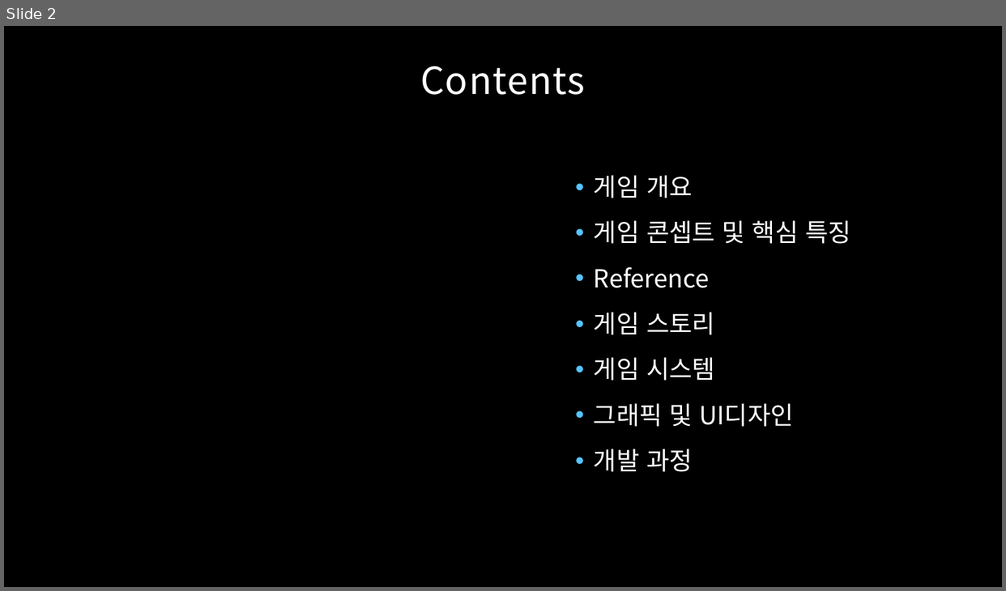
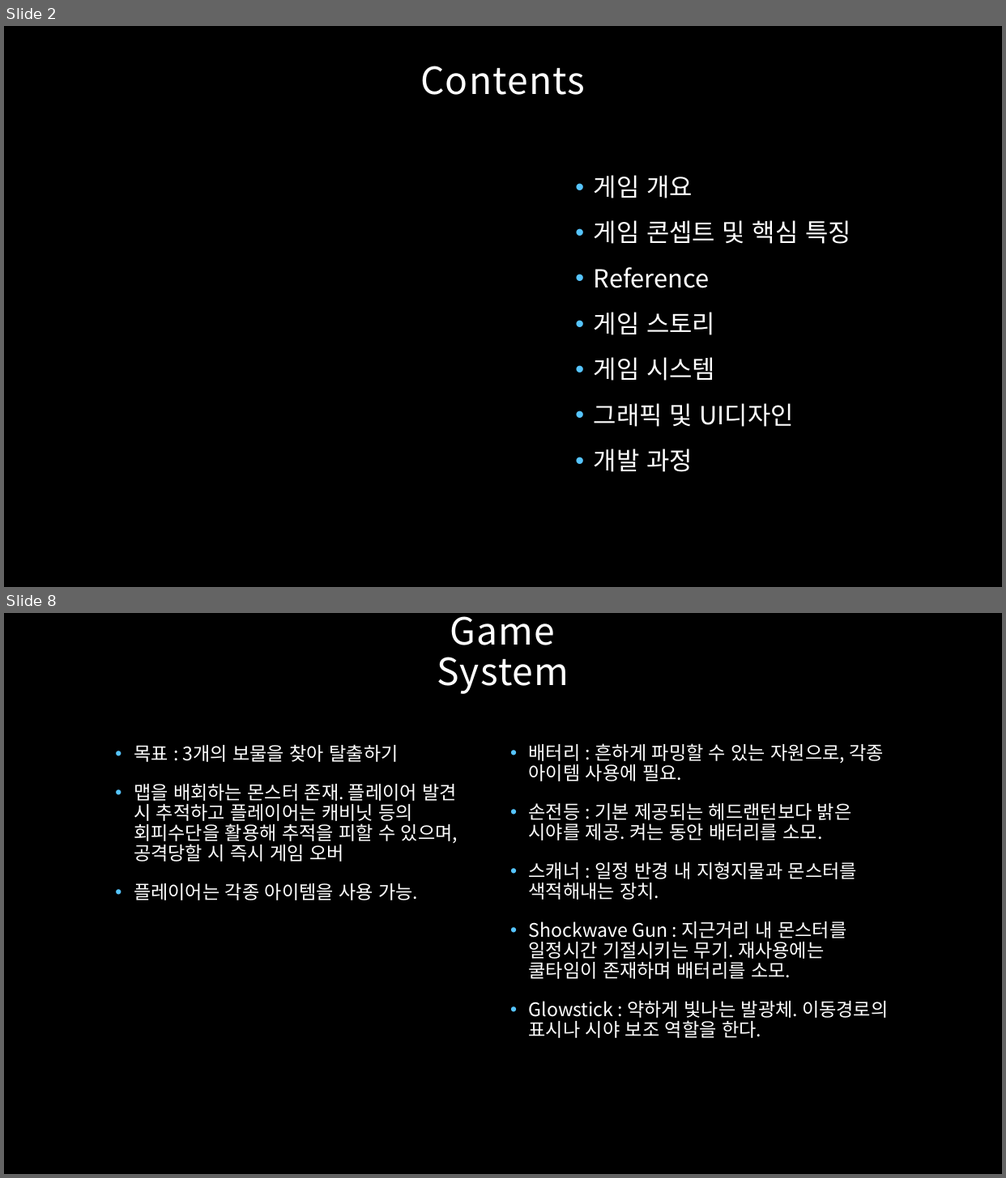
Before and after one commit to SoljikNim/MBC_DownThere, a slide deck: The Deep.pptx. Shown one above the other, each under a label of ours: slide 2 before the commit, slides 2 and 8 after it; the slides between them are not shown. The pictures are 1006x591 and 1006x1178 pixels, drawn with LibreOffice and Linux fonts; fonts in the diff are those of the drawing; background and template pictures are left out. Boxes give left, top, right and bottom in pixels: in the first picture for what was removed or moved away, otherwise in the second. Text is boxed around its words. In the diff, an @@ line names an element or a change of style, - is before the commit and + after.

```diff
--- a/The Deep.pptx
+++ b/The Deep.pptx
@@ slide 8 added at (x1=4, y1=613, x2=1002, y2=1174), background picture (left out) @@
@@ title added at (x1=437, y1=616, x2=569, y2=694), 36 pt, text #FFFFFF @@
+Game System
@@ text added at (x1=134, y1=744, x2=458, y2=901), 18 pt, text #FFFFFF @@
+• 목표 : 3개의 보물을 찾아 탈출하기
+• 맵을 배회하는 몬스터 존재. 플레이어 발견 시 추적하고 플레이어는 캐비닛 등의 회피수단을 활용해 추적을 피할 수 있으며, 공격당할 시 즉시 게임 오버
+• 플레이어는 각종 아이템을 사용 가능.
@@ text added at (x1=529, y1=743, x2=888, y2=1038), 18 pt, text #FFFFFF @@
+• 배터리 : 흔하게 파밍할 수 있는 자원으로, 각종 아이템 사용에 필요.
+• 손전등 : 기본 제공되는 헤드랜턴보다 밝은 시야를 제공. 켜는 동안 배터리를 소모.
+• 스캐너 : 일정 반경 내 지형지물과 몬스터를 색적해내는 장치.
+• Shockwave Gun : 지근거리 내 몬스터를 일정시간 기절시키는 무기. 재사용에는 쿨타임이 존재하며 배터리를 소모.
+• Glowstick : 약하게 빛나는 발광체. 이동경로의 표시나 시야 보조 역할을 한다.
```
Also in this commit, not shown: 4 slides changed, 3 other slides added, 8 slides removed, 3 other files.
